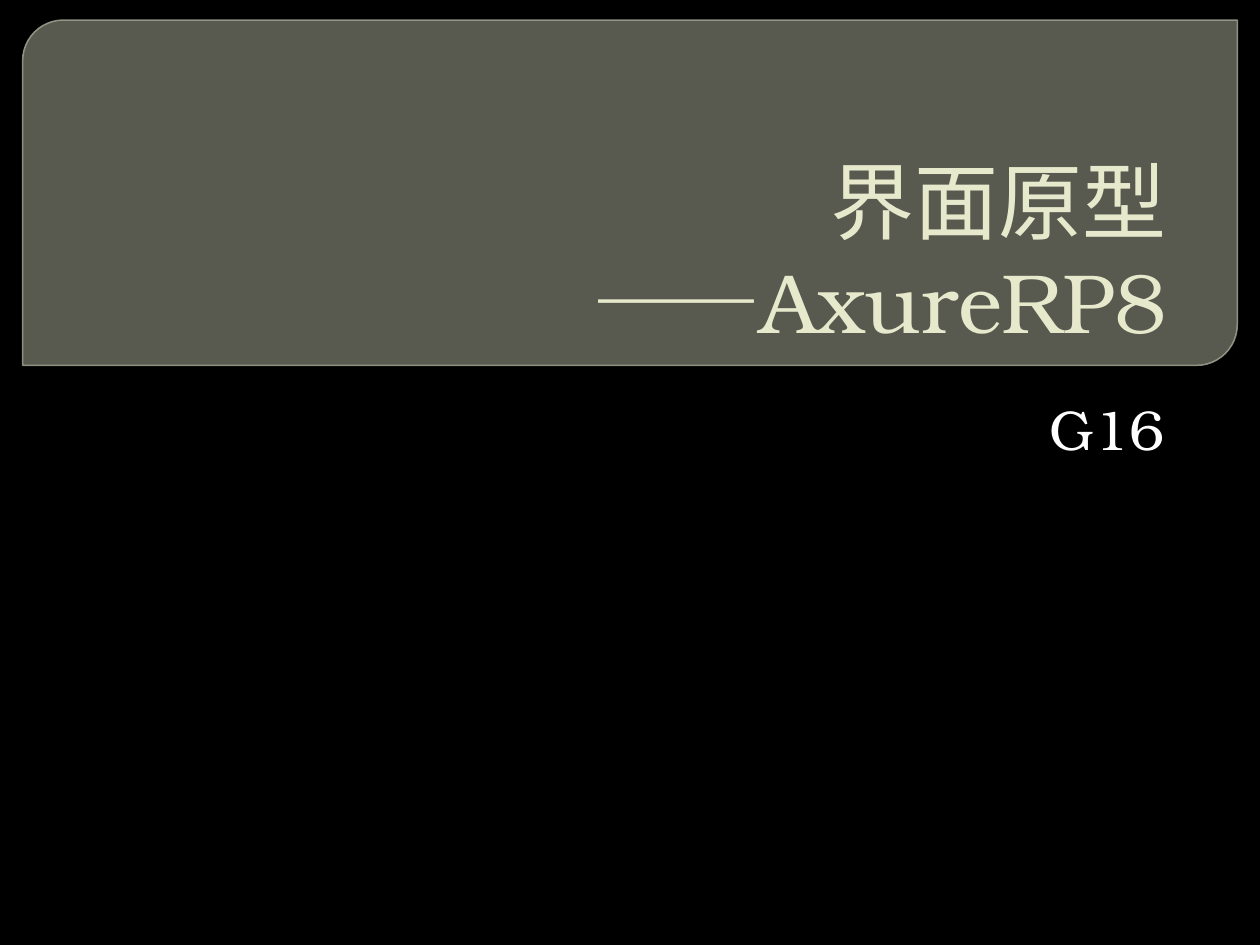
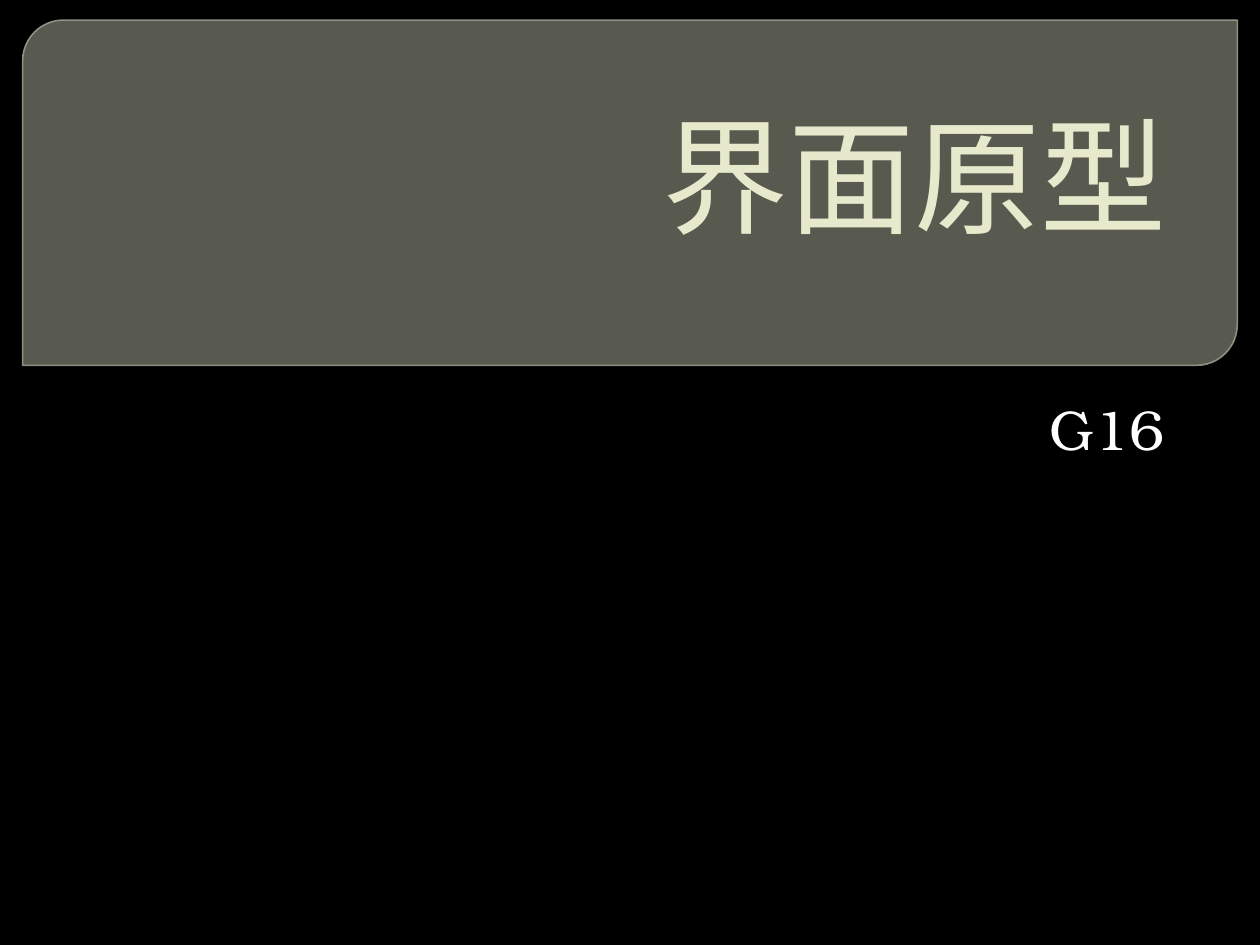
Before and after one commit to tzy502/G16, a slide deck: slide 1 of UML/界面原型-G16.pptx. Drawn at 1260x945 pixels with LibreOffice and Linux fonts; fonts in the diff are those of the drawing; background and template pictures are left out. Boxes give left, top, right and bottom in pixels: in the first picture for what was removed or moved away, otherwise in the second. Text is boxed around its words. In the diff, an @@ line names an element or a change of style, - is before the commit and + after.

```diff
--- a/UML/界面原型-G16.pptx
+++ b/UML/界面原型-G16.pptx
@@ title at <box>662,119,1166,235</box>: text changed; size 48 to 72 pt @@
-界面原型
-——AxureRP8
+界面原型
```
Also in this commit, not shown: 3 other slides changed, 2 slides added, 1 slide removed, 1 other file.
